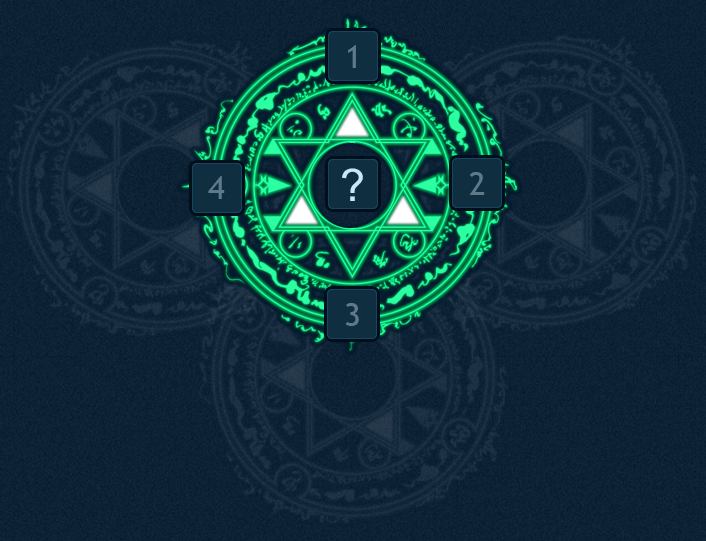
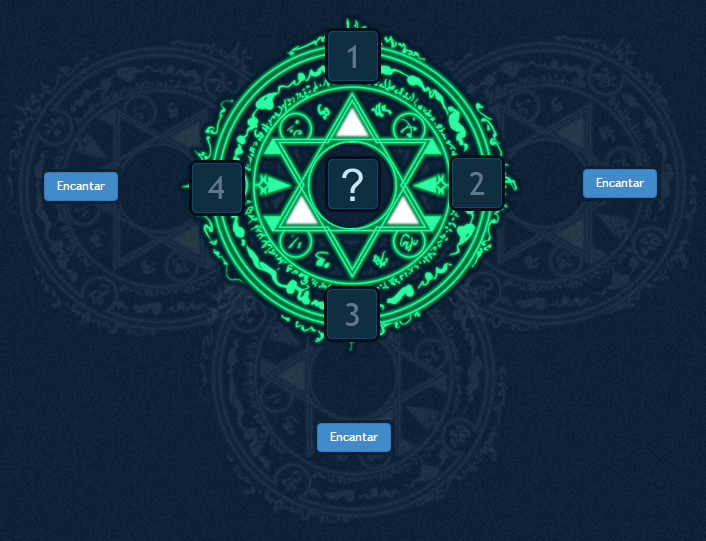
Two versions of the same layered image (706x541). Layer-by-layer changes:
showed "Layer 9 copy 2" over [42, 169, 122, 204]
showed "Layer 9 copy" over [315, 420, 395, 455]
showed "Layer 9" over [581, 166, 661, 201]
